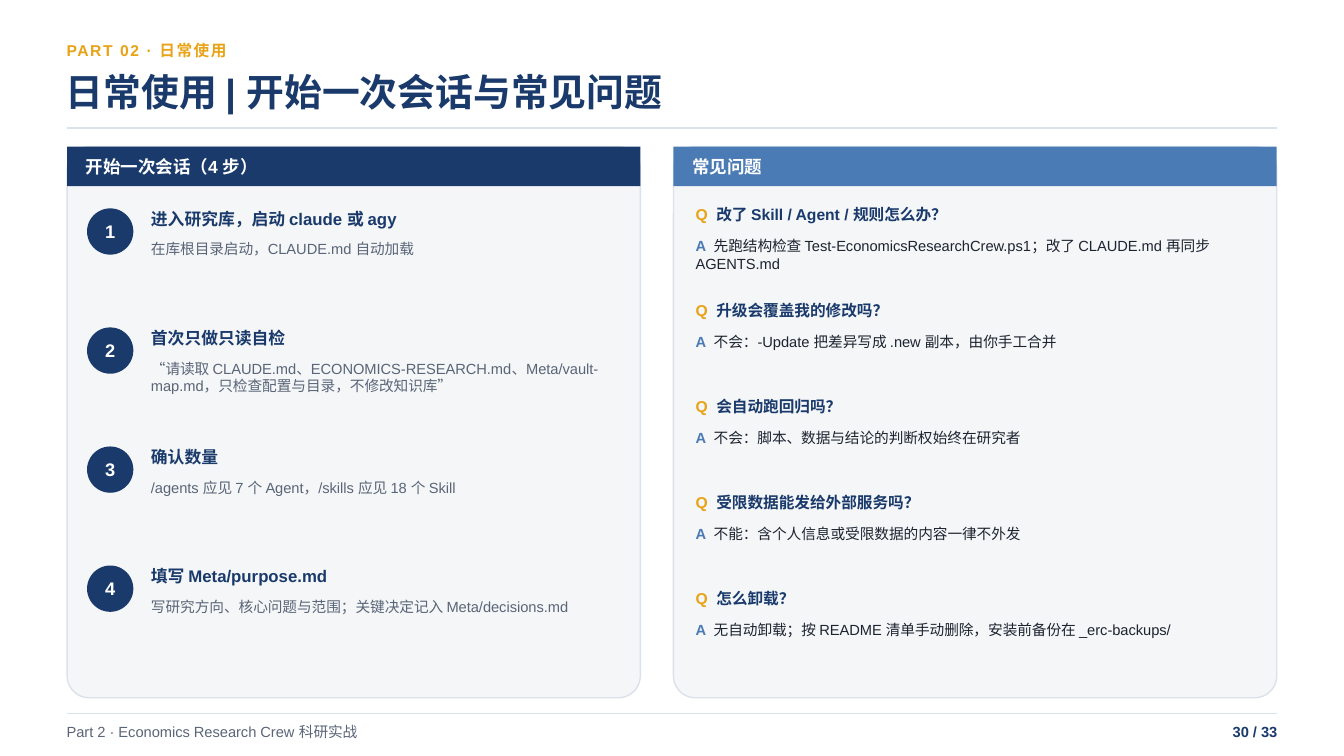
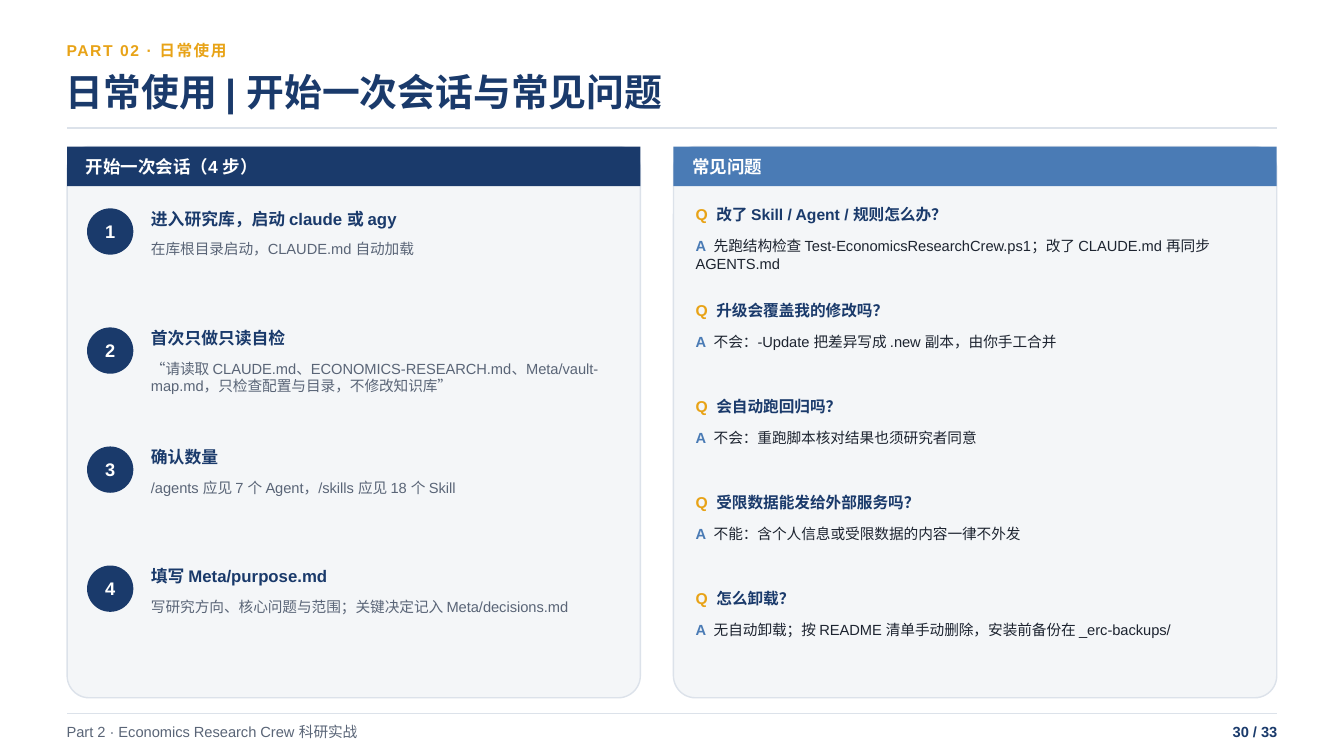
Before and after one commit to shjzzzz/Economics-Research-Crew, a slide deck: slide 30 of Claude_Code_基础与_Economics_Research_Crew_实战.pptx. Drawn at 1344x756 pixels with LibreOffice and Linux fonts; fonts in the diff are those of the drawing. Boxes give left, top, right and bottom in pixels: in the first picture for what was removed or moved away, otherwise in the second. Text is boxed around its words. In the diff, an @@ line names an element or a change of style, - is before the commit and + after.

```diff
--- a/Claude_Code_基础与_Economics_Research_Crew_实战.pptx
+++ b/Claude_Code_基础与_Economics_Research_Crew_实战.pptx
@@ text at (696,430,977,444): text changed @@
-A 不会：脚本、数据与结论的判断权始终在研究者
+A 不会：重跑脚本核对结果也须研究者同意
```
Also in this commit, not shown: 4 other slides changed.
